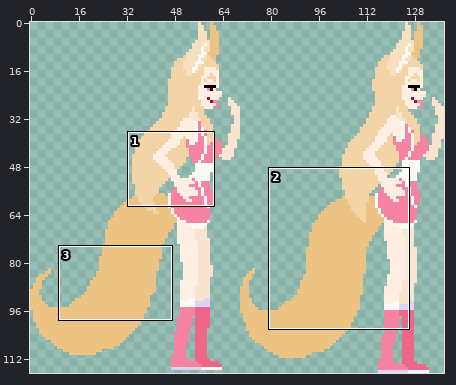
Sprite sheet, stored at assets/sprites/Fallacia.png. The first picture is a wide view before the edit; the outline marks the close-up.
Close-up. Earlier state:
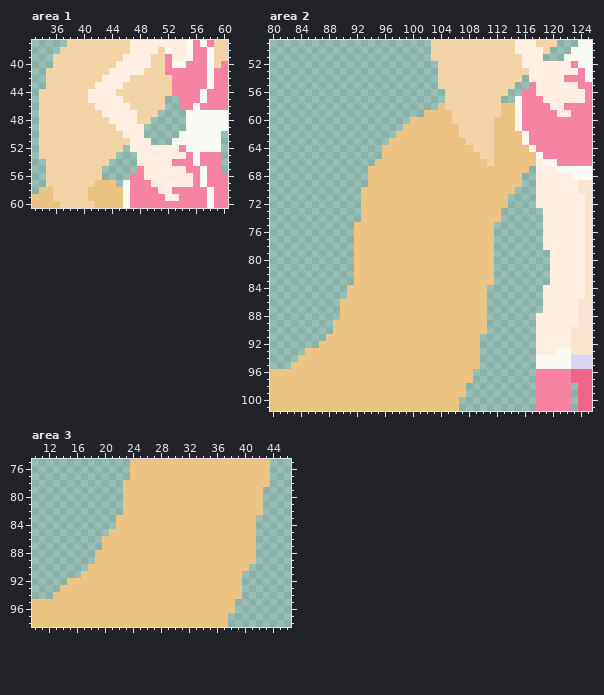
The file is 138x117 pixels. Shown: area 1: x 33..60, y 37..60; area 2: x 80..125, y 49..101; area 3: x 10..46, y 75..98.
Now the later version:
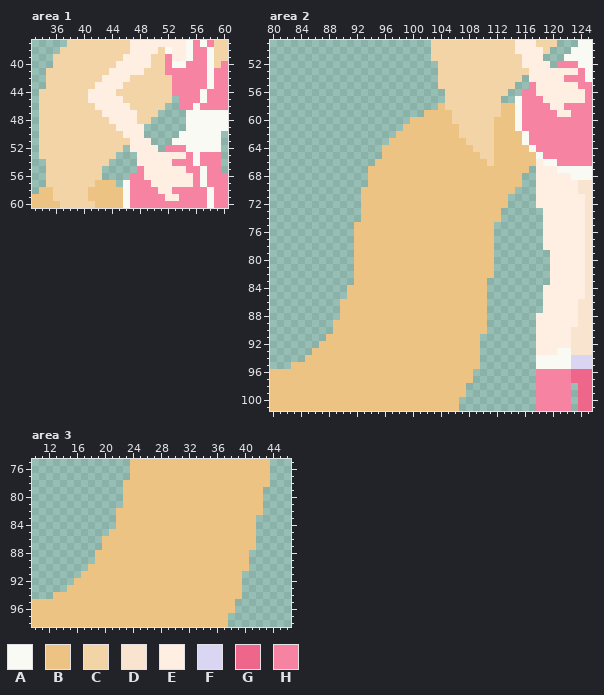
Palette (. is transparent): A #f9faf4  B #ecc383  C #f2d4a6  D #f9e5cf  E #ffefe3  F #dad5f2  G #ee668a  H #f583a1
Difference:
Area 1:
y 45: x 52 . -> C
y 52: x 51..53 EEE -> .HH
Area 2:
y 52: x 120..122 EEE -> .HH
y 83: x 111 B -> .
y 93: x 85 B -> .
y 94: x 84 B -> .
Area 3:
y 82: x 22 . -> B
y 88..89: x 41 B -> .
y 92: x 15 B -> .
y 93: x 14 B -> .
